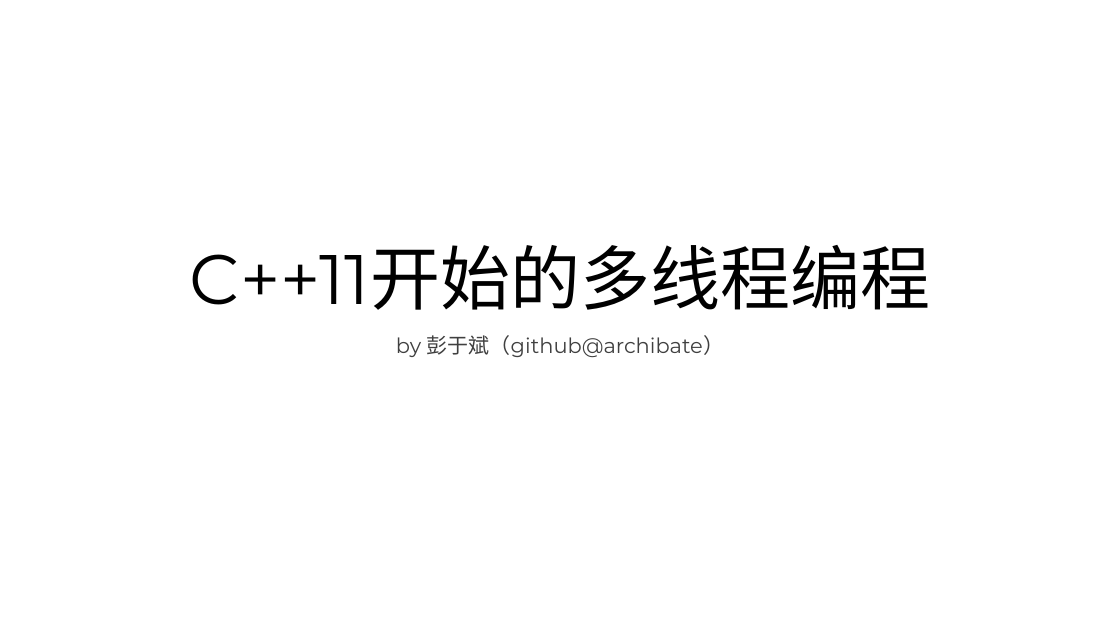
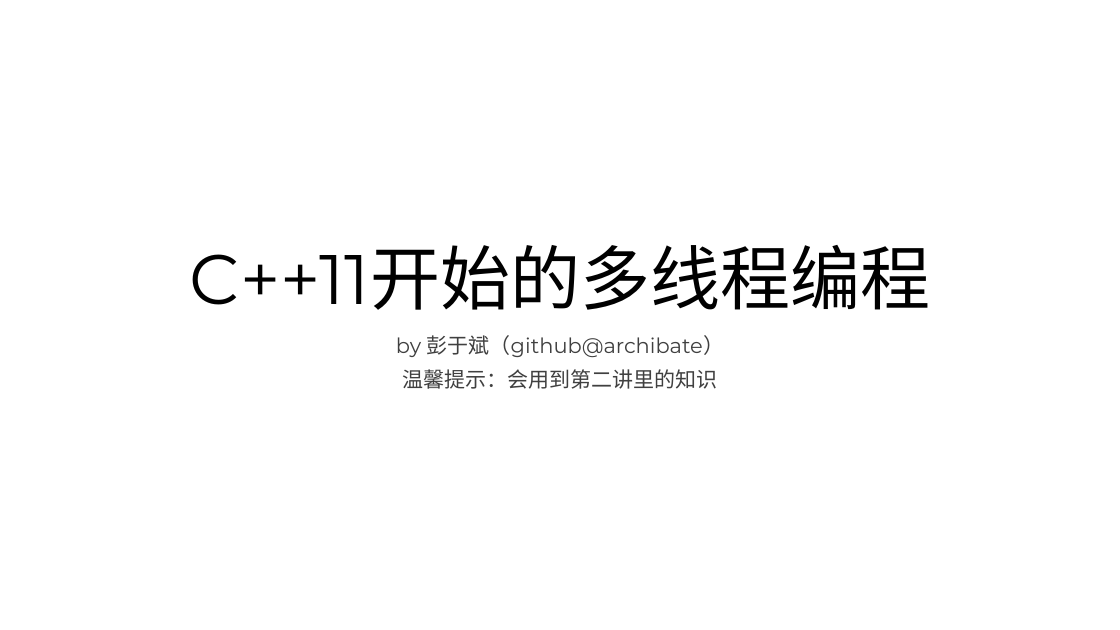
Before and after one commit to parallel101/course, a slide deck: slide 1 of 05/slides.pptx. Drawn at 1120x630 pixels with LibreOffice and Linux fonts; fonts in the diff are those of the drawing. Boxes give left, top, right and bottom in pixels: in the first picture for what was removed or moved away, otherwise in the second. Text is boxed around its words. In the diff, an @@ line names an element or a change of style, - is before the commit and + after.

```diff
--- a/05/slides.pptx
+++ b/05/slides.pptx
@@ subtitle at [402, 369, 717, 389]: paragraph added @@
+温馨提示：会用到第二讲里的知识
```
Also in this commit, not shown: 3 other slides changed, 10 slides added, 22 other files.
